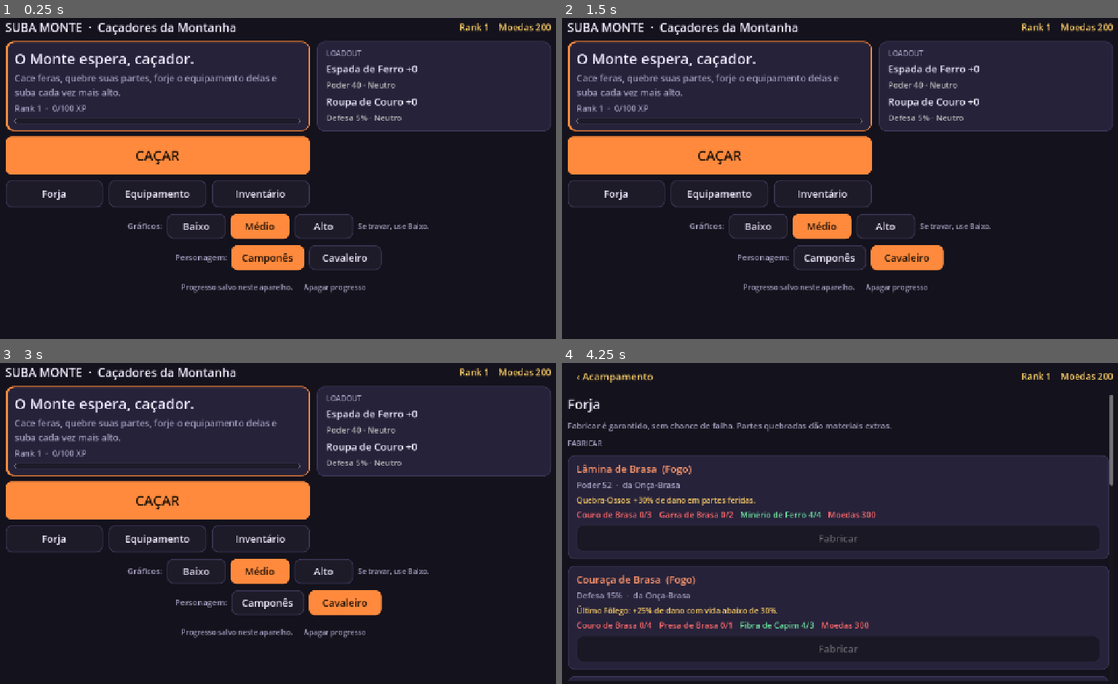
Above: before the commit, frames 1-4 (two rows, left to right).
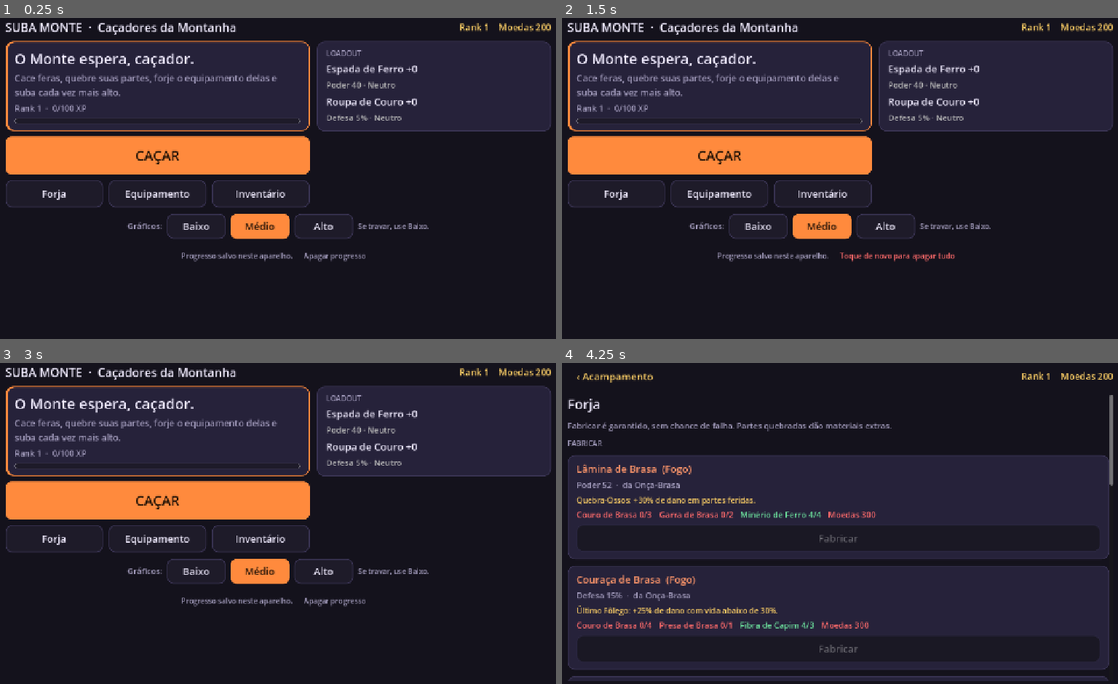
Above: after the commit, the same moments.

Repository: gabrielsnunes02-boop/suba-monte
Game: Godot game, scene res://scenes/main.tscn
Two runs of this game, one before a commit and one after it. Both use one fixed random seed, a clock stepped at 60 frames per second and the inputs below.
Inputs (mouse positions are in pixels of both pictures, inside the frame that each line leads up to):
- Up to frame 1 (0.25 s): no input
- Up to frame 2 (1.5 s): click (828, 258) at 0.5 s, where only the run before the commit has a clickable "Camponês"; click (906, 258) at 1.25 s, where only the run before the commit has a clickable "Cavaleiro"
- Up to frame 3 (3 s): click "CAÇAR" at 2 s; click "‹ Acampamento" at 2.75 s
- Up to frame 4 (4.25 s): click "Forja" at 3.5 s

The runs differ from the first frame. In frame 1, 1.8% of the frame differs, in the area x 31-69%, y 70-86%; in frame 2, 1.9%, in the area x 28-71%, y 70-86%; in frame 3, 1.8%; in frame 4, nothing differs.

Commit message:
Remove o Cavaleiro e as animações do Knight
O caçador passa a ser só o Camponês com as animações da Universal
Animation Library. Sai a escolha de personagem do acampamento e o
pacote do Knight; a espada da KayKit continua.

Co-Authored-By: Claude Opus 5.5 <noreply@anthropic.com>
Claude-Session: https://claude.ai/code/session_012kerzq6FDyNmLAqMnhjcRy

Diff:
--- a/assets/personagens/kaykit/kaykit_bonemap.tres
+++ /dev/null
@@ -1,25 +0,0 @@
-[gd_resource type="BoneMap" load_steps=2 format=3]
-
-[sub_resource type="SkeletonProfileHumanoid" id="1"]
-
-[resource]
-profile = SubResource("1")
-bone_map/Root = &"root"
-bone_map/Hips = &"hips"
-bone_map/Spine = &"spine"
-bone_map/Chest = &"chest"
-bone_map/Head = &"head"
-bone_map/LeftUpperArm = &"upperarm.l"
-bone_map/LeftLowerArm = &"lowerarm.l"
-bone_map/LeftHand = &"wrist.l"
-bone_map/RightUpperArm = &"upperarm.r"
-bone_map/RightLowerArm = &"lowerarm.r"
-bone_map/RightHand = &"wrist.r"
-bone_map/LeftUpperLeg = &"upperleg.l"
-bone_map/LeftLowerLeg = &"lowerleg.l"
-bone_map/LeftFoot = &"foot.l"
-bone_map/LeftToes = &"toes.l"
-bone_map/RightUpperLeg = &"upperleg.r"
-bone_map/RightLowerLeg = &"lowerleg.r"
-bone_map/RightFoot = &"foot.r"
-bone_map/RightToes = &"toes.r"
--- a/scripts/core/settings.gd
+++ b/scripts/core/settings.gd
@@ -34,23 +34,3 @@
 
 static func preset() -> Dictionary:
 	return PRESETS[quality()]
-
-
-## Personagens disponíveis: id → nome na tela.
-const PERSONAGENS := {"campones": "Camponês", "cavaleiro": "Cavaleiro"}
-
-
-static func character() -> String:
-	var cfg := ConfigFile.new()
-	if cfg.load(PATH) == OK:
-		var c: String = cfg.get_value("visual", "personagem", "campones")
-		if PERSONAGENS.has(c):
-			return c
-	return "campones"
-
-
-static func set_character(c: String) -> void:
-	var cfg := ConfigFile.new()
-	cfg.load(PATH)
-	cfg.set_value("visual", "personagem", c)
-	cfg.save(PATH)
--- a/scripts/hunt/hunter_model.gd
+++ b/scripts/hunt/hunter_model.gd
@@ -1,114 +1,79 @@
 class_name HunterModel
 extends Node3D
-## Visual do caçador. Dois modelos possíveis:
-## - "cavaleiro": KayKit Knight (CC0), com as animações do próprio pacote;
-## - "campones": Male_Peasant (esqueleto padrão do Unreal), com as animações da
-##   Universal Animation Library da Quaternius (CC0).
-## As animações passam de um esqueleto para outro pelo perfil humanoide da Godot (BoneMap
-## nos arquivos .import). O jogador pede papéis ("idle", "light1"…) e cada personagem
-## traduz para o seu clipe, ajustando a velocidade para caber no tempo do golpe.
+## Visual do caçador: modelo Male_Peasant (esqueleto padrão do Unreal) animado com a
+## Universal Animation Library da Quaternius (CC0). As animações passam de um esqueleto
+## para o outro pelo perfil humanoide da Godot (BoneMap nos arquivos .import).
+## O jogador pede papéis ("idle", "light1"…), traduzidos aqui para clipes, com a velocidade
+## ajustada para caber no tempo do golpe.
 
-const KNIGHT := preload("res://assets/personagens/kaykit/Knight.glb")
 const PEASANT := preload("res://assets/personagens/peasant/Male_Peasant.gltf")
 const SWORD := preload("res://assets/armas/kaykit/sword_2handed.gltf")
 const UAL := preload("res://assets/animacoes/quaternius/UAL_Standard.glb")
 
-## Papel → clipe, por personagem.
+## Papel → clipe da UAL.
 const ROLES := {
-	"cavaleiro": {
-		"idle": "2H_Melee_Idle", "run": "Running_A",
-		"light0": "2H_Melee_Attack_Slice", "light1": "2H_Melee_Attack_Stab", "light2": "2H_Melee_Attack_Spin",
-		"heavy": "2H_Melee_Attack_Chop", "dodge": "Dodge_Forward", "drink": "Use_Item", "hit": "Hit_A", "death": "Death_A",
-	},
-	"campones": {
-		"idle": "Sword_Idle", "run": "Jog_Fwd",
-		"light0": "Sword_Attack", "light1": "Sword_Attack", "light2": "Sword_Attack",
-		"heavy": "Sword_Attack", "dodge": "Roll", "drink": "Interact", "hit": "Hit_Chest", "death": "Death01",
-	},
+	"idle": "Sword_Idle", "run": "Jog_Fwd",
+	"light0": "Sword_Attack", "light1": "Sword_Attack", "light2": "Sword_Attack",
+	"heavy": "Sword_Attack", "dodge": "Roll", "drink": "Interact", "hit": "Hit_Chest", "death": "Death01",
 }
+## Clipes que a UAL não marca como repetição, mas que precisam repetir.
+const LOOPING := ["Sword_Idle"]
+const SCALE := 1.2
+## Encaixe da espada na mão direita (ajustado olhando o personagem em guarda).
+const SWORD_OFFSET := Vector3(0.0, 0.09, 0.03)
+const SWORD_ROTATION := Vector3(PI, 0.0, 0.0)
+const SWORD_SCALE := 0.85
 
-## Acessórios do Knight que não usamos (o caçador luta com a espada de duas mãos).
-const KNIGHT_HIDDEN := ["1H_Sword_Offhand", "Badge_Shield", "Rectangle_Shield", "Round_Shield", "Spike_Shield", "1H_Sword"]
-const LOOPING := ["2H_Melee_Idle", "Running_A", "Sword_Idle"]
-## Encaixe da espada na mão do camponês (ajustado olhando o personagem segurando a arma).
-const PEASANT_SWORD_OFFSET := Vector3(0.0, 0.09, 0.03)
-const PEASANT_SWORD_ROTATION := Vector3(PI, 0.0, 0.0)
-const PEASANT_SWORD_SCALE := 0.85
-
-static var _libraries := {}
+static var _library: AnimationLibrary
 
 var anim: AnimationPlayer
-var _roles: Dictionary
 var _current := ""
 var _sword: MeshInstance3D
 var _sword_mat: StandardMaterial3D
 
 
-## Biblioteca de animações de um pacote (carregada uma vez e compartilhada).
-static func library(source: PackedScene) -> AnimationLibrary:
-	if not _libraries.has(source):
-		var node := source.instantiate()
+## Biblioteca de animações da UAL (carregada uma vez e compartilhada).
+static func library() -> AnimationLibrary:
+	if _library == null:
+		var node := UAL.instantiate()
 		var ap: AnimationPlayer = node.find_child("AnimationPlayer", true, false)
-		var lib: AnimationLibrary = ap.get_animation_library("").duplicate(true)
+		_library = ap.get_animation_library("").duplicate(true)
 		node.free()
 		for clip in LOOPING:
-			if lib.has_animation(clip):
-				lib.get_animation(clip).loop_mode = Animation.LOOP_LINEAR
-		_libraries[source] = lib
-	return _libraries[source]
+			if _library.has_animation(clip):
+				_library.get_animation(clip).loop_mode = Animation.LOOP_LINEAR
+	return _library
 
 
-func setup(character: String, cape_color: Color, blade_color: Color) -> void:
-	var sword_node: Node
-	_roles = ROLES.get(character, ROLES.cavaleiro)
-	if character == "campones":
-		var peasant := PEASANT.instantiate()
-		peasant.scale = Vector3.ONE * 1.2
-		add_child(peasant)
-		anim = AnimationPlayer.new()
-		peasant.add_child(anim)
-		anim.root_node = NodePath("..")
-		anim.add_animation_library("", library(UAL))
-		var skeleton: Skeleton3D = peasant.find_child("GeneralSkeleton", true, false)
-		var hand := BoneAttachment3D.new()
-		skeleton.add_child(hand)
-		hand.bone_name = "RightHand"
-		var sword := SWORD.instantiate()
-		sword.position = PEASANT_SWORD_OFFSET
-		sword.rotation = PEASANT_SWORD_ROTATION
-		sword.scale = Vector3.ONE * PEASANT_SWORD_SCALE
-		hand.add_child(sword)
-		sword_node = sword
-	else:
-		var knight := KNIGHT.instantiate()
-		knight.scale = Vector3.ONE * 0.95
-		add_child(knight)
-		anim = knight.find_child("AnimationPlayer", true, false)
-		anim.remove_animation_library("")
-		anim.add_animation_library("", library(KNIGHT))
-		var skeleton := knight.find_child("GeneralSkeleton", true, false)
-		for n in KNIGHT_HIDDEN:
-			var node := skeleton.find_child(n, false, false) as Node3D
-			if node:
-				node.visible = false
-		# Capa na cor do elemento da armadura.
-		var cape := skeleton.find_child("Knight_Cape", false, false)
-		if cape:
-			for mi in cape.find_children("*", "MeshInstance3D", true, false):
-				_tint(mi, cape_color)
-		sword_node = skeleton.find_child("2H_Sword", false, false)
+func setup(blade_color: Color) -> void:
+	var peasant := PEASANT.instantiate()
+	peasant.scale = Vector3.ONE * SCALE
+	add_child(peasant)
+	anim = AnimationPlayer.new()
+	peasant.add_child(anim)
+	anim.root_node = NodePath("..")
+	anim.add_animation_library("", library())
+
+	var skeleton: Skeleton3D = peasant.find_child("GeneralSkeleton", true, false)
+	var hand := BoneAttachment3D.new()
+	skeleton.add_child(hand)
+	hand.bone_name = "RightHand"
+	var sword := SWORD.instantiate()
+	sword.position = SWORD_OFFSET
+	sword.rotation = SWORD_ROTATION
+	sword.scale = Vector3.ONE * SWORD_SCALE
+	hand.add_child(sword)
 
 	# Espada com brilho na cor do elemento da arma (usado no ataque carregado).
-	if sword_node:
-		var meshes := sword_node.find_children("*", "MeshInstance3D", true, false)
-		if sword_node is MeshInstance3D:
-			meshes.push_front(sword_node)
-		if not meshes.is_empty():
-			_sword = meshes[0]
-			_sword_mat = _material_copy(_sword)
-			_sword_mat.emission_enabled = true
-			_sword_mat.emission = blade_color
-			_sword_mat.emission_energy_multiplier = 0.0
+	var meshes := sword.find_children("*", "MeshInstance3D", true, false)
+	if sword is MeshInstance3D:
+		meshes.push_front(sword)
+	if not meshes.is_empty():
+		_sword = meshes[0]
+		_sword_mat = _material_copy(_sword)
+		_sword_mat.emission_enabled = true
+		_sword_mat.emission = blade_color
+		_sword_mat.emission_energy_multiplier = 0.0
 	play("idle")
 
 
@@ -125,14 +90,10 @@
 	return anim.get_animation(clip).length if anim.has_animation(clip) else 1.0
 
 
-func _clip(role: String) -> String:
-	return _roles.get(role, role)
-
-
 ## Toca o clipe de um papel. `fit` > 0 ajusta a velocidade para o clipe durar `fit` segundos.
 ## `restart` recomeça mesmo se já estiver tocando (golpes seguidos do mesmo tipo).
 func play(role: String, fit := 0.0, restart := false, blend := 0.12, speed := 1.0) -> void:
-	var clip := _clip(role)
+	var clip: String = ROLES.get(role, role)
 	if not anim.has_animation(clip):
 		return
 	var s := speed
@@ -148,9 +109,9 @@
 		anim.seek(0.0, true)
 
 
-## Congela o clipe atual numa fração do tempo (pose de preparo do golpe carregado).
+## Congela o clipe de um papel numa fração do tempo (pose de preparo do golpe carregado).
 func hold_at(role: String, fraction: float) -> void:
-	var clip := _clip(role)
+	var clip: String = ROLES.get(role, role)
 	if not anim.has_animation(clip):
 		return
 	if _current != clip:
@@ -160,9 +121,9 @@
 	anim.seek(length_of(clip) * fraction, true)
 
 
-## Continua o clipe a partir de uma fração, terminando em `fit` segundos.
+## Continua o clipe de um papel a partir de uma fração, terminando em `fit` segundos.
 func resume_from(role: String, fraction: float, fit: float) -> void:
-	var clip := _clip(role)
+	var clip: String = ROLES.get(role, role)
 	if not anim.has_animation(clip):
 		return
 	_current = clip
@@ -176,8 +137,3 @@
 	var m: StandardMaterial3D = src.duplicate() if src is StandardMaterial3D else StandardMaterial3D.new()
 	mi.set_surface_override_material(0, m)
 	return m
-
-
-static func _tint(mi: MeshInstance3D, color: Color) -> void:
-	var m := _material_copy(mi)
-	m.albedo_color = color.lerp(Color.WHITE, 0.35)
--- a/scripts/hunt/player.gd
+++ b/scripts/hunt/player.gd
@@ -54,11 +54,10 @@
 			_perks.append(p)
 	max_hp = roundf(GameData.PLAYER.vida * (1.2 if has_perk("pele_grossa") else 1.0))
 	hp = max_hp
-	var armor_color := Color("#8a6a4a") if h.armor.elemento == "neutro" else GameData.element_color(h.armor.elemento)
 	var blade_color := Color("#c9d1dc") if h.weapon.elemento == "neutro" else GameData.element_color(h.weapon.elemento)
 	_model = HunterModel.new()
 	add_child(_model)
-	_model.setup(Settings.character(), armor_color, blade_color)
+	_model.setup(blade_color)
 
 
 func has_perk(p: String) -> bool:
--- a/scripts/main.gd
+++ b/scripts/main.gd
@@ -19,8 +19,6 @@
 	for a in OS.get_cmdline_user_args():
 		var kv := a.trim_prefix("--").split("=", true, 1)
 		_args[kv[0]] = kv[1] if kv.size() > 1 else "1"
-	if _args.has("character"):
-		Settings.set_character(_args.character)
 	if _args.has("quality"):
 		Settings.set_quality(int(_args.quality))
 	profile = ProfileLogic.load_profile()
--- a/scripts/ui/hub.gd
+++ b/scripts/ui/hub.gd
@@ -303,18 +303,6 @@
 	gfx.add_child(_label("Se travar, use Baixo.", 16, C_MUTED))
 	_content.add_child(gfx)
 
-	var who := HBoxContainer.new()
-	who.alignment = BoxContainer.ALIGNMENT_CENTER
-	who.add_theme_constant_override("separation", 10)
-	who.add_child(_label("Personagem:", 18, C_MUTED))
-	for id in Settings.PERSONAGENS:
-		var b := _button(Settings.PERSONAGENS[id], func():
-			Settings.set_character(id)
-			render(), Settings.character() == id)
-		b.custom_minimum_size = Vector2(160, 50)
-		who.add_child(b)
-	_content.add_child(who)
-
 	var foot := HBoxContainer.new()
 	foot.alignment = BoxContainer.ALIGNMENT_CENTER
 	foot.add_child(_label("Progresso salvo neste aparelho.", 16, C_MUTED))
Binary file removed: assets/personagens/kaykit/Knight.glb
Not shown, removed: assets/personagens/kaykit/Knight.glb.import
Binary file removed: assets/personagens/kaykit/Knight_knight_texture.png
Not shown, removed: assets/personagens/kaykit/Knight_knight_texture.png.import
Not shown, removed: assets/personagens/kaykit/LICENSE.txt
Not shown, changed: export_presets.cfg
Not shown, changed: README.md
